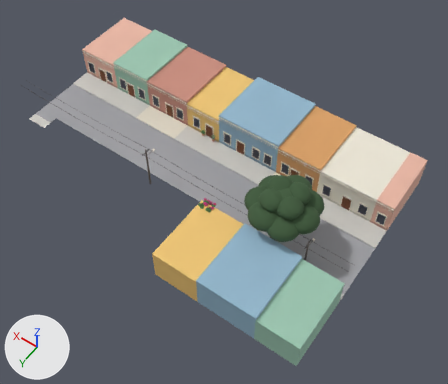
Two versions of the glTF model modelos/casona/crudo/calle.glb, one commit apart.
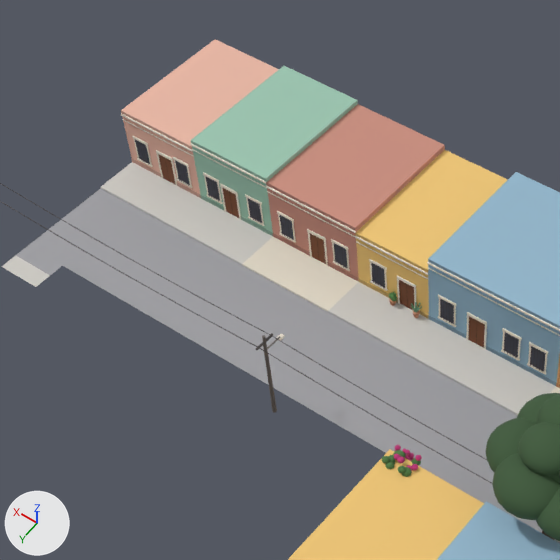
Each version is shown whole from a 50 mm lens placed at (-54.6, 28.3, 82.1), pointed at (-18.0, -23.0, 1.6), then close up on the part from 6% to 62% of the width and 0% to 65% of the height. The axes (+X, +Y, +Z) are drawn at lower left. The lights are the same throughout. The older version's two pictures come first. Vertices at exactly the same position are counted once.

Objects in the first close-up: 'calle_arroyo', 'calle_banqueta', 'calle_fachadas', 'calle_herreria', 'calle_laurel_copa', 'calle_pasta'.
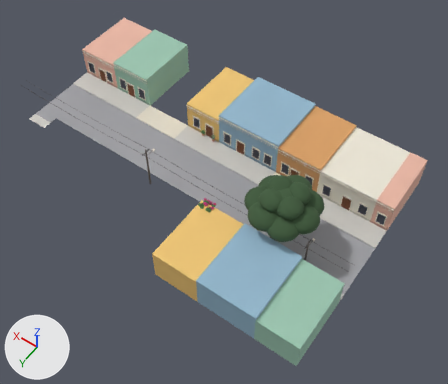
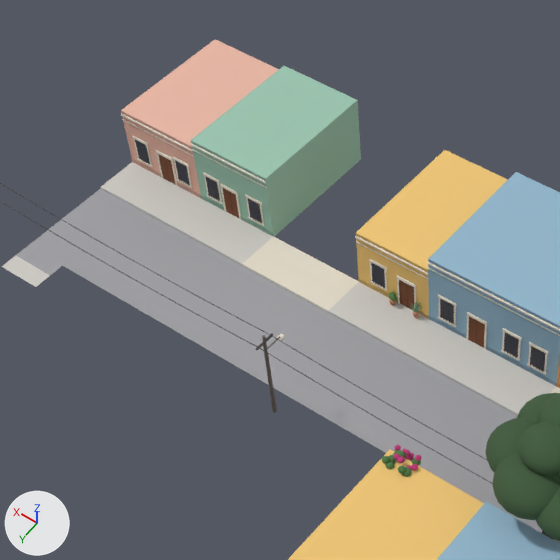
Scene script edits in JSON lines:
```json
{"block": "me_calle_fachadas", "where": "# used by ob_calle_fachadas; location = (0.0, 0.0, 0.0)"}
{"op": "remove", "block": "me_calle_fachadas", "code": "me_calle_fachadas.from_pydata(...)  # 3594 vertices, 5772 faces; spans x -43.0..22.0, y -44.6..-5.0, z 0.0..8.4"}
{"op": "add", "block": "me_calle_fachadas", "code": "me_calle_fachadas.from_pydata(...)  # 3446 vertices, 5576 faces; spans x -43.0..22.0, y -44.6..-5.0, z 0.0..8.4"}
{"block": "me_calle_fachadas", "change": "me_calle_fachadas part 1: 13 loose pieces with 104 vertices, spanning x -3.0..6.0, y -32.7..-32.5, z 0.0..5.2, are deleted"}
{"block": "me_calle_fachadas", "change": "me_calle_fachadas part 2"}
{"block": "me_calle_fachadas", "change": "44 vertices are removed from x -3.0..6.0, y -44.6..-32.5, z 0.0..6.1"}
{"block": "me_calle_fachadas", "change": "74 faces are deleted"}
{"block": "me_calle_fachadas", "change": "6 new faces join them"}
```

Changed parts and their boxes [x1, y1, x2, y2] in the close-ups (560 x 560 px):
```json
{"part": 1, "of": "me_calle_fachadas", "change": "deleted", "before": [267, 191, 355, 271]}
{"part": 2, "of": "me_calle_fachadas", "change": "cut back", "before": [265, 104, 445, 282], "on screen": "beige"}
```
